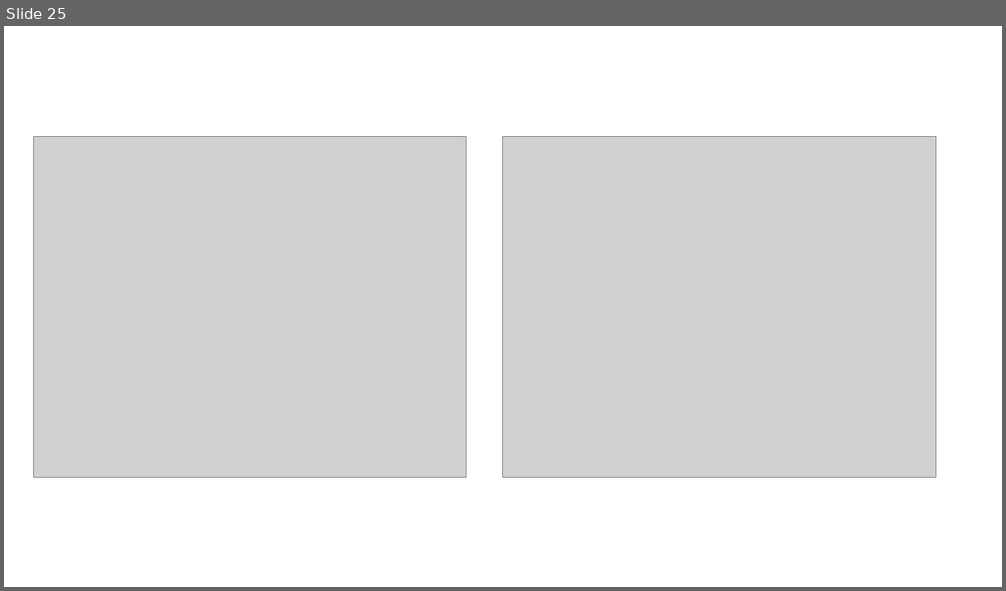
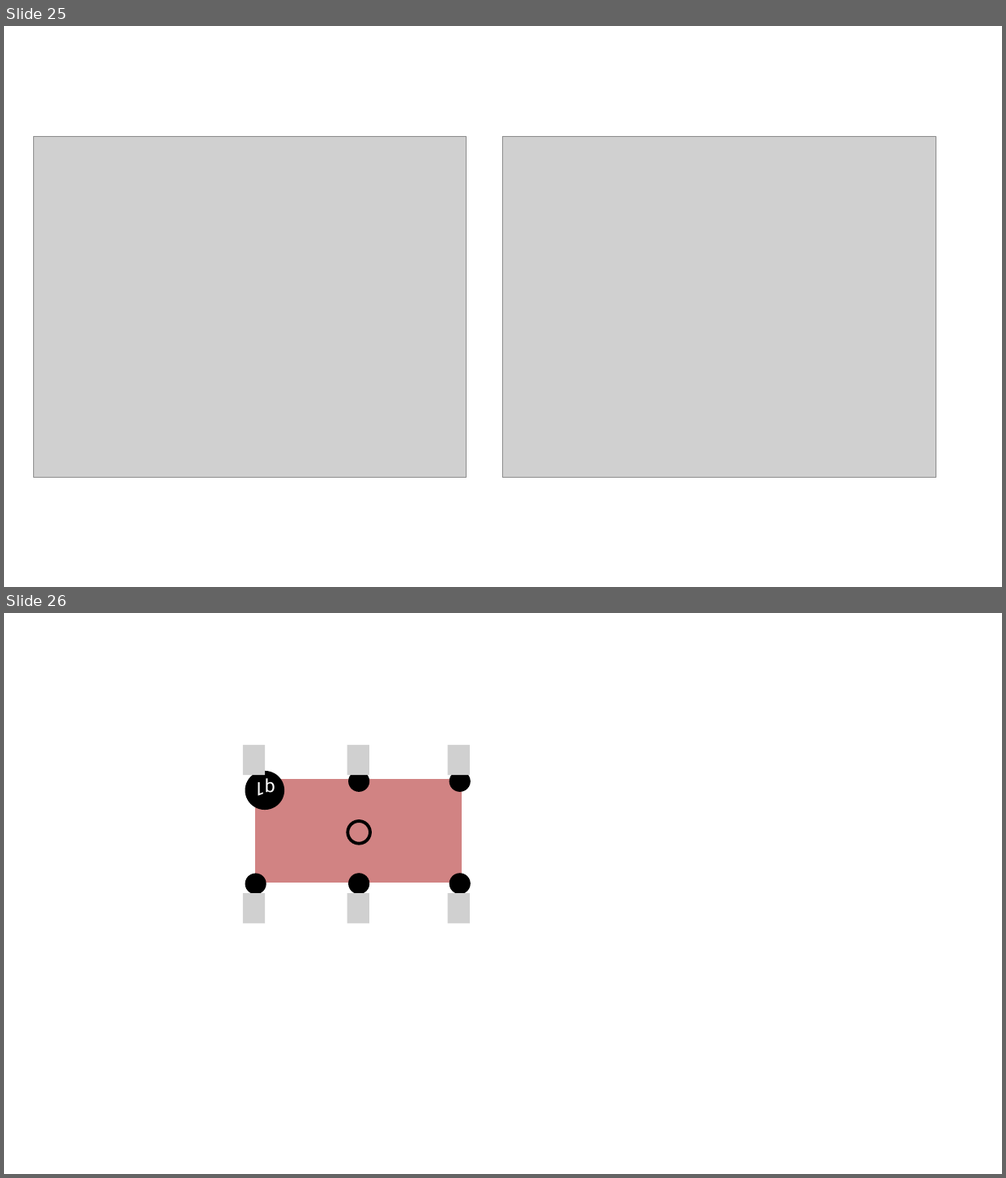
Before and after one commit to acatspirit/correlated_error_biased_noise, a slide deck: paper_diagrams/paper_scratch_images.pptx. Shown one above the other, each under a label of ours: slide 25 before the commit, slides 25 and 26 after it. The pictures are 1006x591 and 1006x1178 pixels, drawn with LibreOffice and Linux fonts; fonts in the diff are those of the drawing; grey boxes stand for pictures. Boxes give left, top, right and bottom in pixels: in the first picture for what was removed or moved away, otherwise in the second. Text is boxed around its words. In the diff, an @@ line names an element or a change of style, - is before the commit and + after.

```diff
--- a/paper_diagrams/paper_scratch_images.pptx
+++ b/paper_diagrams/paper_scratch_images.pptx
@@ slide 26 added at [4, 613, 1002, 1174], background #FFFFFF @@
@@ picture added at [243, 745, 265, 775] @@
@@ picture added at [347, 745, 369, 775] @@
@@ picture added at [448, 745, 470, 775] @@
@@ ellipse added at [246, 772, 284, 809], fill #000000, outline #000000 1.5 pt, 18 pt, text #FFFFFF @@
+q1
@@ rectangle added at [256, 780, 461, 883], fill #D18383, outline #D18383 1.5 pt @@
@@ ellipse added at [349, 772, 368, 791], fill #000000, outline #000000 1.5 pt @@
@@ ellipse added at [450, 772, 470, 791], fill #000000, outline #000000 1.5 pt @@
@@ ellipse added at [347, 821, 370, 844], outline #000000 3 pt @@
@@ ellipse added at [246, 875, 266, 894], fill #000000, outline #000000 1.5 pt @@
@@ ellipse added at [349, 875, 368, 894], fill #000000, outline #000000 1.5 pt @@
@@ ellipse added at [450, 875, 470, 894], fill #000000, outline #000000 1.5 pt @@
@@ picture added at [243, 894, 265, 924] @@
@@ picture added at [347, 894, 369, 924] @@
@@ picture added at [448, 894, 470, 924] @@
```
Also in this commit, not shown: 1 other slide added, 1 slide removed, 12 other files.
